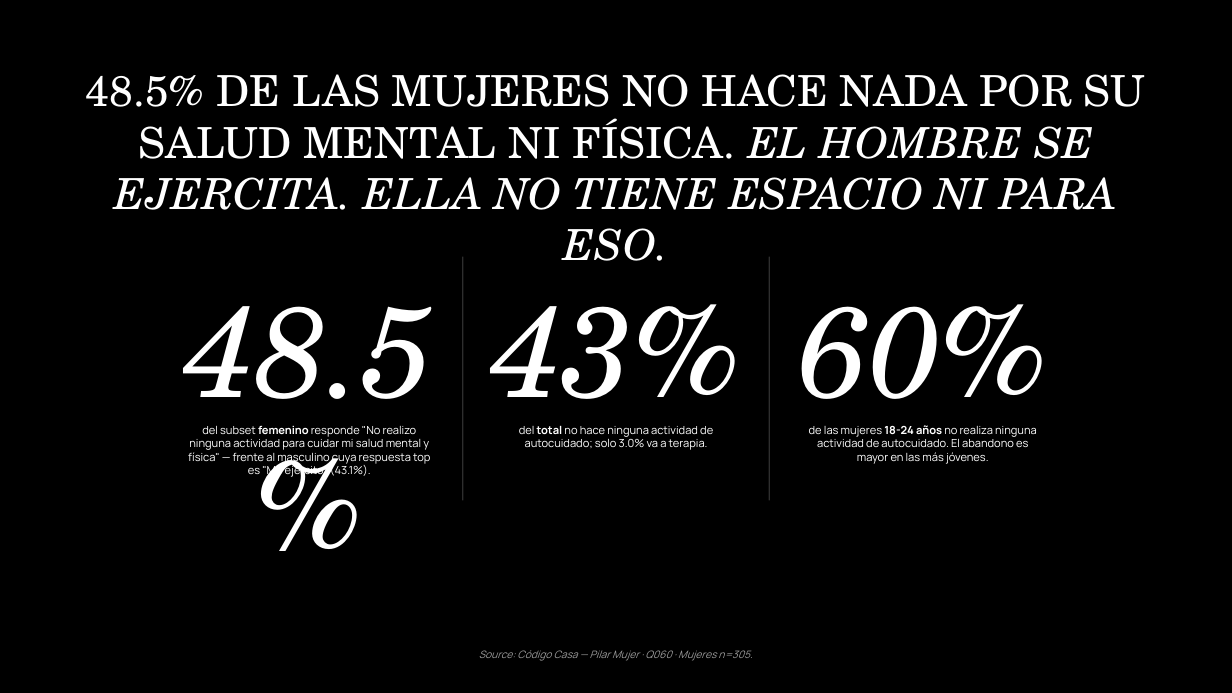
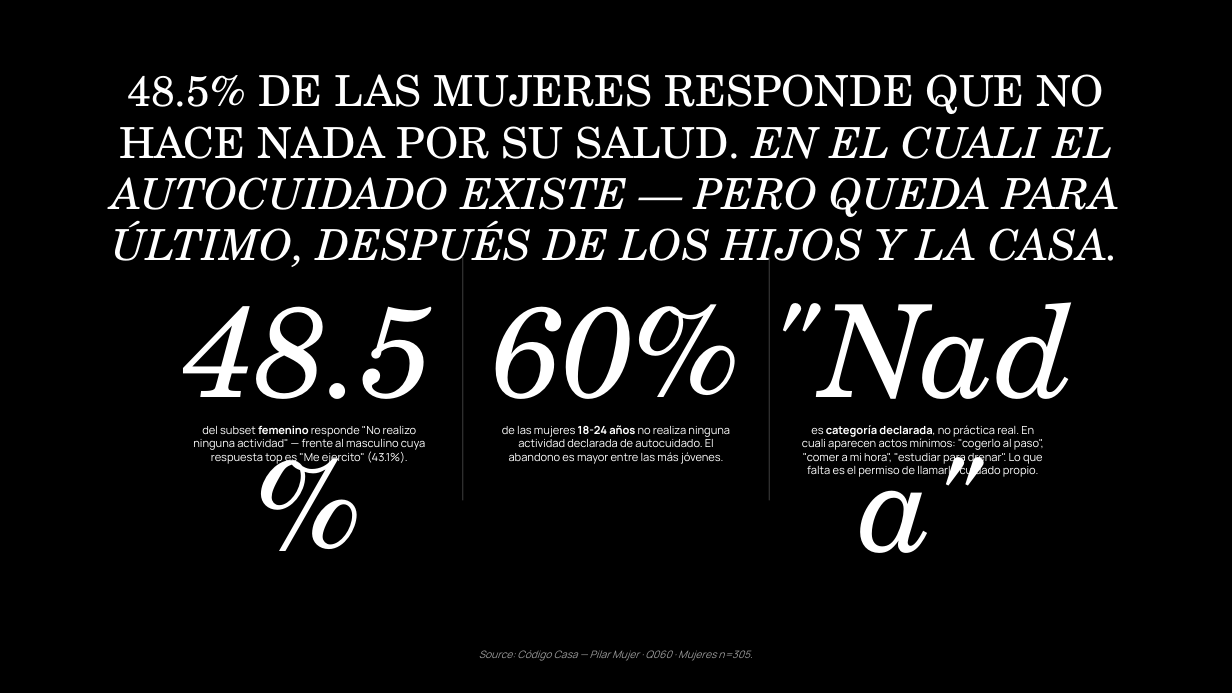
Before and after one commit to jeremyninja/c-digocasa-cerebro, a slide deck: slide 12 of Agentes Hallazgos/mujer-v3-deck-flat.pptx. Drawn at 1232x693 pixels with LibreOffice and Linux fonts; fonts in the diff are those of the drawing. Boxes give left, top, right and bottom in pixels: in the first picture for what was removed or moved away, otherwise in the second. Text is boxed around its words. In the diff, an @@ line names an element or a change of style, - is before the commit and + after.

Commit message:
Mujer v3 — aplicación 5 Cruces del Protocolo de Lectura en Tensión
5 hallazgos reescritos manualmente con el framework recién agregado:

A01 (crianza recae en madre 49.5%) — Cruce 5 transmisión intergeneracional
  + Stat nuevo: 60% aprendió finanzas por su cuenta, la línea es femenina
  + Verbatim nuevo: 'mi mamá me mandaba a vender conconetes'

A06 (48.5% no hace nada por salud) — Cruce 3 sospecha del 'nada'
  + Stat nuevo: '"Nada" es categoría declarada, no práctica real'
  + Verbatim nuevo: 'aunque mis hijos se lleven 100% uno se queda rezagado'

B03 (74% planifica) — Cruce 1 contradicción con B07
  + Italic nuevo: 'aun así el 50% no logra ahorrar (ver hallazgo siguiente)'

B05 (orgullo solo 5.5%) — Cruce 2 brecha semántica
  + Headline reframeado al orgullo del cuali
  + Stat nuevo: '"Logro" no aparece en cuali; sí aparece resistencia'
  + Verbatim nuevo: 'orgullosa de haberme mudado sola'

B07 (50% no ahorra) — Cruce 1 reverso de B03
  + Italic nuevo: 'no se está olvidando: no le queda nada'

B08 (40% proveedora) — Cruce 1 autonomía + sobrecarga
  + Italic nuevo: 'decide sola (79.6%) y hace tareas también (66%)'
  + Stat nuevo: cruce CC × FW mostrando coexistencia

Deck regenerado con 48 slides, dimensiones v6 (10×3cm stats, 50pt headline, etc.).

```diff
--- a/Agentes Hallazgos/mujer-v3-deck-flat.pptx
+++ b/Agentes Hallazgos/mujer-v3-deck-flat.pptx
@@ text at (112, 74, 1120, 273): text changed; italic on @@
-48.5% DE LAS MUJERES NO HACE NADA POR SU SALUD MENTAL NI FÍSICA. EL HOMBRE SE EJERCITA. ELLA NO TIENE ESPACIO NI PARA ESO.
+48.5% DE LAS MUJERES RESPONDE QUE NO HACE NADA POR SU SALUD. EN EL CUALI EL AUTOCUIDADO EXISTE — PERO QUEDA PARA ÚLTIMO, DESPUÉS DE LOS HIJOS Y LA CASA.
@@ text at (491, 304, 741, 433): text changed @@
-43%
+60%
@@ text at (798, 304, 1048, 433): text changed @@
-60%
+"Nada"
@@ text at (193, 425, 426, 464): text changed @@
-del subset femenino responde "No realizo ninguna actividad para cuidar mi salud mental y física" — frente al masculino cuya respuesta top es "Me ejercito" (43.1%).
+del subset femenino responde "No realizo ninguna actividad" — frente al masculino cuya respuesta top es "Me ejercito" (43.1%).
@@ text at (502, 425, 730, 464): text changed @@
-del total no hace ninguna actividad de autocuidado; solo 3.0% va a terapia.
+de las mujeres 18-24 años no realiza ninguna actividad declarada de autocuidado. El abandono es mayor entre las más jóvenes.
@@ text at (802, 425, 1044, 478): text changed @@
-de las mujeres 18-24 años no realiza ninguna actividad de autocuidado. El abandono es mayor en las más jóvenes.
+es categoría declarada, no práctica real. En cuali aparecen actos mínimos: "cogerlo al paso", "comer a mi hora", "estudiar para drenar". Lo que falta es el permiso de llamarlo cuidado propio.
```
Also in this commit, not shown: 8 other slides changed, 1 other file.
